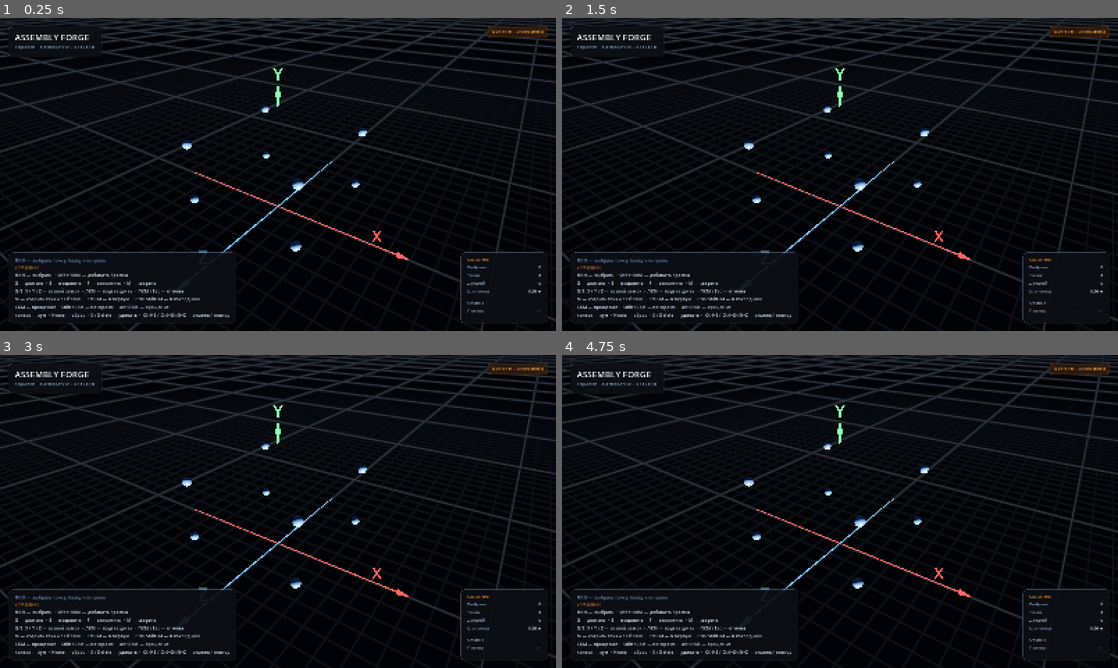
Above: before the commit, frames 1-4 (two rows, left to right).
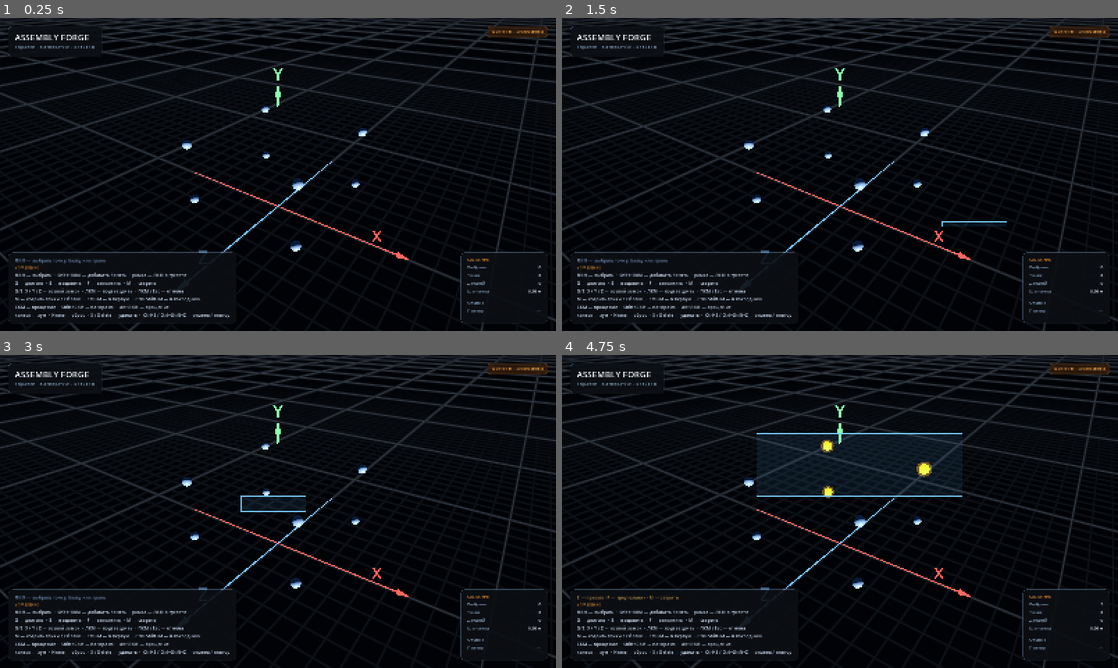
Above: after the commit, the same moments.

Repository: DaniLebedev/MyAssembly
Game: Godot game, scene res://scenes/main.tscn
The game is run twice, just before and just after one commit, with the same random seed, the same clock (stepped at 60 frames per second) and the same inputs.
Inputs (mouse positions are in pixels of both pictures, inside the frame that each line leads up to):
- Up to frame 1 (0.25 s): no input
- Up to frame 2 (1.5 s): tap Enter at 0.5 s; move the mouse to (812, 237) at 0.52 s; hold Shift 0.53-1.25 s; click (812, 237) at 0.67 s; tap Space at 1.25 s; drag from (1006, 221) to (812, 237) at 1.27 s
- Up to frame 3 (3 s): move the mouse to (111, 464) at 2.02 s; hold Shift 2.03-2.75 s; tap X at 2.1 s; click (111, 464) at 2.17 s; tap Enter at 2.75 s; drag from (305, 511) to (111, 464) at 2.77 s
- Up to frame 4 (4.75 s): move the mouse to (756, 433) at 3.52 s; hold Shift 3.53-4.25 s; tap Z at 3.6 s; click (756, 433) at 3.67 s; tap Space at 4.25 s; drag from (962, 495) to (756, 433) at 4.27 s

The runs differ from the first frame. In frame 1, less than 0.1% of the frame differs, in the area x 20-34%, y 81-84%; in frame 2, 0.1%; in frame 3, 0.2%; in frame 4, 0.8%, in the area x 2-97%, y 24-84%.

Commit message:
Выделение: Shift-мультивыбор и рамка для всех типов деталей

Diff:
--- a/scenes/main.tscn
+++ b/scenes/main.tscn
@@ -240,7 +240,7 @@
 layout_mode = 2
 theme_override_colors/font_color = Color(0.78, 0.84, 0.92, 1)
 theme_override_font_sizes/font_size = 13
-text = "ЛКМ — выбрать  ·  Shift+ЛКМ — добавить / рамка"
+text = "ЛКМ — выбрать  ·  Shift+ЛКМ — добавить / снять  ·  рамка — ЛКМ в пустоте"
 
 [node name="Hint2" type="Label" parent="UI/HUD/Margin/VBox/BottomRow/ControlsPanel/ControlsMargin/ControlsVBox"]
 layout_mode = 2
--- a/scripts/editor/editor_controller.gd
+++ b/scripts/editor/editor_controller.gd
@@ -159,7 +159,8 @@
 			if _mode != Mode.NONE:
 				_confirm_modal()
 			else:
-				_on_left_pressed(event.position, Input.is_key_pressed(KEY_SHIFT))
+				var additive := event.shift_pressed or Input.is_key_pressed(KEY_SHIFT)
+				_on_left_pressed(event.position, additive)
 		else:
 			_on_left_released()
 	elif event.button_index == MOUSE_BUTTON_RIGHT:
@@ -188,18 +189,16 @@
 	var hit := _pick_entity(position)
 	if hit == null:
 		_set_hovered(null)
-		if additive:
-			_begin_marquee(position)
-		else:
+		if not additive:
 			_set_selection([])
+		_begin_marquee(position)
 		return
 
 	if additive:
 		_toggle_selection(hit)
 		return
 
-	if _selected.size() != 1 or _selected[0] != hit:
-		_set_selection([hit])
+	_set_selection([hit])
 
 
 func _on_left_released() -> void:
@@ -400,23 +399,153 @@
 
 
 func _update_marquee_selection(rect: Rect2) -> void:
-	if _camera == null or _points_root == null:
+	if _camera == null:
 		return
 
 	var next: Array[EditorEntity] = []
 	next.append_array(_marquee_base)
 	var hit_area := rect.grow(4.0)
 
-	for child in _points_root.get_children():
-		var point := child as EditorPoint
-		if point == null or next.has(point):
-			continue
-		if _camera.is_position_behind(point.global_position):
-			continue
-		if hit_area.has_point(_camera.unproject_position(point.global_position)):
-			next.append(point)
+	if _points_root != null:
+		for child in _points_root.get_children():
+			var point := child as EditorPoint
+			if point == null or next.has(point):
+				continue
+			if _world_point_in_rect(point.global_position, hit_area):
+				next.append(point)
+
+	if _structures_root != null:
+		for child in _structures_root.get_children():
+			var entity := child as EditorEntity
+			if entity == null or next.has(entity):
+				continue
+			if _entity_intersects_rect(entity, hit_area):
+				next.append(entity)
 
 	_set_selection(next)
+
+
+func _world_point_in_rect(world_position: Vector3, rect: Rect2) -> bool:
+	if _camera == null or _camera.is_position_behind(world_position):
+		return false
+	return rect.has_point(_camera.unproject_position(world_position))
+
+
+func _entity_intersects_rect(entity: EditorEntity, rect: Rect2) -> bool:
+	if entity is EditorBeam:
+		var beam := entity as EditorBeam
+		if beam.point_a == null or beam.point_b == null:
+			return false
+		return _world_segment_intersects_rect(
+			beam.point_a.global_position,
+			beam.point_b.global_position,
+			rect
+		)
+
+	var points := entity.get_editor_points()
+	if points.size() < 3:
+		return false
+
+	if entity is EditorPanel:
+		for i in range(1, points.size() - 1):
+			if _world_triangle_intersects_rect(
+				points[0].global_position,
+				points[i].global_position,
+				points[i + 1].global_position,
+				rect
+			):
+				return true
+		return false
+
+	if entity is EditorCube and points.size() == 8:
+		var triangles := [
+			[0, 3, 2], [0, 2, 1],
+			[4, 5, 6], [4, 6, 7],
+			[0, 1, 5], [0, 5, 4],
+			[1, 2, 6], [1, 6, 5],
+			[2, 3, 7], [2, 7, 6],
+			[3, 0, 4], [3, 4, 7],
+		]
+		for triangle in triangles:
+			if _world_triangle_intersects_rect(
+				points[triangle[0]].global_position,
+				points[triangle[1]].global_position,
+				points[triangle[2]].global_position,
+				rect
+			):
+				return true
+
+	return false
+
+
+func _world_segment_intersects_rect(a: Vector3, b: Vector3, rect: Rect2) -> bool:
+	if _camera == null or _camera.is_position_behind(a) or _camera.is_position_behind(b):
+		return false
+	var pa := _camera.unproject_position(a)
+	var pb := _camera.unproject_position(b)
+	if rect.has_point(pa) or rect.has_point(pb):
+		return true
+	return _segment_intersects_rect_2d(pa, pb, rect)
+
+
+func _world_triangle_intersects_rect(
+	a: Vector3,
+	b: Vector3,
+	c: Vector3,
+	rect: Rect2
+) -> bool:
+	if _camera == null:
+		return false
+	if _camera.is_position_behind(a) or _camera.is_position_behind(b) or _camera.is_position_behind(c):
+		return false
+	return _triangle_intersects_rect_2d(
+		_camera.unproject_position(a),
+		_camera.unproject_position(b),
+		_camera.unproject_position(c),
+		rect
+	)
+
+
+func _triangle_intersects_rect_2d(
+	a: Vector2,
+	b: Vector2,
+	c: Vector2,
+	rect: Rect2
+) -> bool:
+	if rect.has_point(a) or rect.has_point(b) or rect.has_point(c):
+		return true
+
+	var polygon := PackedVector2Array([a, b, c])
+	for corner in _rect_corners(rect):
+		if Geometry2D.is_point_in_polygon(corner, polygon):
+			return true
+
+	if _segment_intersects_rect_2d(a, b, rect):
+		return true
+	if _segment_intersects_rect_2d(b, c, rect):
+		return true
+	return _segment_intersects_rect_2d(c, a, rect)
+
+
+func _segment_intersects_rect_2d(a: Vector2, b: Vector2, rect: Rect2) -> bool:
+	var corners := _rect_corners(rect)
+	for i in 4:
+		var c := corners[i]
+		var d := corners[(i + 1) % 4]
+		if Geometry2D.segment_intersects_segment(a, b, c, d) != null:
+			return true
+	return false
+
+
+func _rect_corners(rect: Rect2) -> PackedVector2Array:
+	var p := rect.position
+	var s := rect.size
+	return PackedVector2Array([
+		p,
+		Vector2(p.x + s.x, p.y),
+		Vector2(p.x + s.x, p.y + s.y),
+		Vector2(p.x, p.y + s.y),
+	])
 
 
 func _finish_marquee() -> void:
@@ -518,6 +647,19 @@
 	if _selected.size() == 1 and _selected[0] is EditorPoint:
 		profile.append(_selected[0] as EditorPoint)
 		new_mode = Mode.EXTRUDE_POINT
+	elif points.size() == 2 or points.size() == 3 or points.size() == 4:
+		# Профиль важнее прочих выбранных деталей: рамка может захватить
+		# точки вместе с их балками и гранью.
+		if points.size() == 2:
+			profile.append_array(points)
+			new_mode = Mode.EXTRUDE_LINE
+		else:
+			var existing := _find_existing_panel(points)
+			if existing != null:
+				profile.append_array(existing.points)
+			else:
+				profile.append_array(_order_profile_points(points))
+			new_mode = Mode.EXTRUDE_LOOP
 	elif _selected.size() == 1 and _selected[0] is EditorBeam:
 		var beam := _selected[0] as EditorBeam
 		if beam.point_a != null and beam.point_b != null:
@@ -529,18 +671,7 @@
 		if panel.points.size() >= 3:
 			profile.append_array(panel.points)
 			new_mode = Mode.EXTRUDE_LOOP
-	elif _selected.size() == points.size() and (points.size() == 2 or points.size() == 3 or points.size() == 4):
-		if points.size() == 2:
-			profile.append_array(points)
-			new_mode = Mode.EXTRUDE_LINE
-		else:
-			var existing := _find_existing_panel(points)
-			if existing != null:
-				profile.append_array(existing.points)
-			else:
-				profile.append_array(_order_profile_points(points))
-			new_mode = Mode.EXTRUDE_LOOP
-	elif _selected.size() == beams.size() and (beams.size() == 3 or beams.size() == 4):
+	elif (beams.size() == 3 or beams.size() == 4) and points.is_empty():
 		var loop := _beams_to_loop(beams)
 		if loop.size() == beams.size():
 			profile.append_array(loop)
@@ -1764,17 +1895,13 @@
 
 	match points.size():
 		2:
-			if _selected.size() == points.size():
-				return "E — плоскость · F — балка · M — сварить"
+			return "E — плоскость · F — балка · M — сварить"
 		3:
-			if _selected.size() == points.size():
-				return "E — призма · F — треугольник · M — сварить"
+			return "E — призма · F — треугольник · M — сварить"
 		4:
-			if _selected.size() == points.size():
-				return "E — куб · F — панель · M — сварить"
+			return "E — куб · F — панель · M — сварить"
 		8:
-			if _selected.size() == points.size():
-				return "F — куб · G — двигать · M — сварить"
+			return "F — куб · G — двигать · M — сварить"
 
 	if points.size() > 1:
 		return "M — сварить точки · G — двигать"
@@ -1793,6 +1920,12 @@
 	return result
 
 
+func get_selected_objects() -> Array[EditorEntity]:
+	var result: Array[EditorEntity] = []
+	result.append_array(_selected)
+	return result
+
+
 func get_selected_count() -> int:
 	return _selected.size()
 
Not shown, changed: README.md
